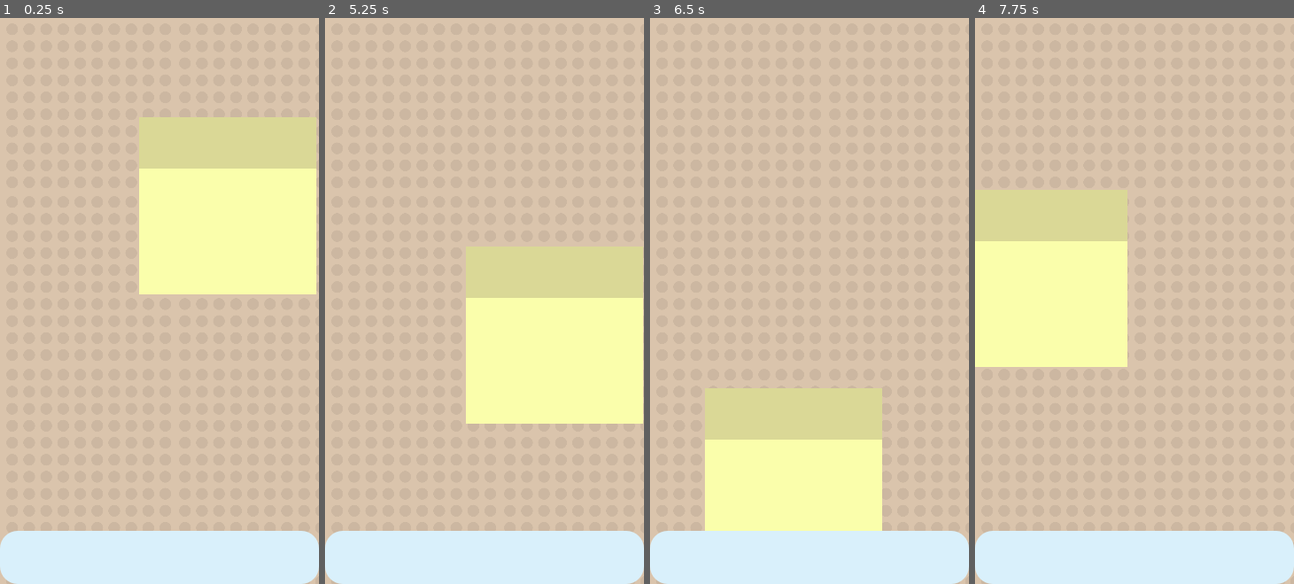
Above: before the commit, frames 1-4 (left to right).
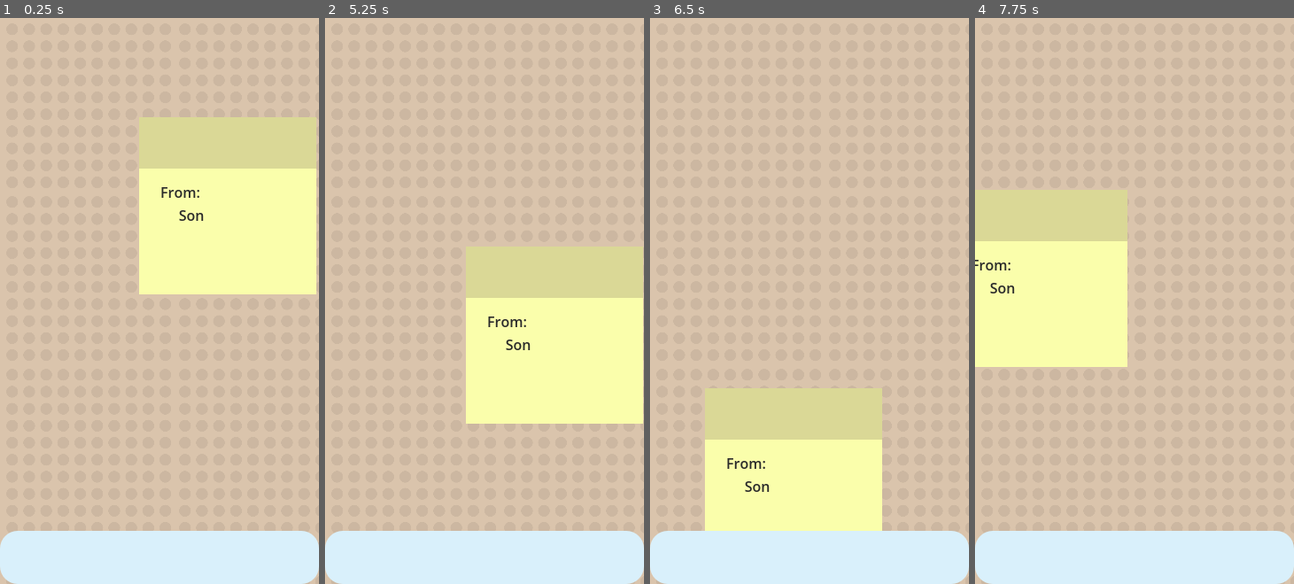
Above: after the commit, the same moments.

Repository: thisotherguyalso/ISCS-Prototype
Game: Godot game, scene res://Scenes/main_screen.tscn
The game is run twice, just before and just after one commit, with the same random seed, the same clock (stepped at 60 frames per second) and the same inputs.
Inputs (mouse positions are in pixels of both pictures, inside the frame that each line leads up to):
- Up to frame 1 (0.25 s): no input
- Up to frame 2 (5.25 s): click (551, 227) at 0.5 s; click (551, 227) at 1.25 s; click (551, 142) at 2 s; click (551, 142) at 2.75 s; click (551, 227) at 3.5 s; click (551, 142) at 4.25 s; tap Enter at 5 s; move the mouse to (554, 272) at 5.02 s; click (554, 272) at 5.17 s
- Up to frame 3 (6.5 s): tap Space at 5.75 s; drag from (745, 329) to (793, 414) at 5.77 s
- Up to frame 4 (7.75 s): tap Enter at 6.5 s; move the mouse to (1166, 176) at 6.52 s; click (1166, 176) at 6.67 s; tap Space at 7.25 s; drag from (1118, 414) to (1038, 216) at 7.27 s

The runs differ from the first frame. In frame 1, 0.2% of the frame differs, in the area x 50-64%, y 29-36%; in frame 2, 0.2%; in frame 3, 0.2%; in frame 4, 0.2%.

Commit message:
Added Archives

Diff:
--- /dev/null
+++ b/iscs-prototype/Scenes/archive_entry.gd
@@ -0,0 +1,17 @@
+extends HBoxContainer
+
+@onready var label = $Label
+@onready var play_button = $PlayButton
+
+var stream: AudioStreamWAV
+
+func setup(s: AudioStreamWAV, sender: String, time: String) -> void:
+	stream = s
+	label.text = sender + " — " + time
+
+func _on_play_button_pressed() -> void:
+	var player = AudioStreamPlayer.new()
+	add_child(player)
+	player.stream = stream
+	player.play()
+	player.finished.connect(player.queue_free)
--- /dev/null
+++ b/iscs-prototype/Scenes/archive_entry.tscn
@@ -0,0 +1,26 @@
+[gd_scene format=3 uid="uid://blh3n7yonar0i"]
+
+[ext_resource type="Script" uid="uid://di8qs2xb6recx" path="res://Scenes/archive_entry.gd" id="1_7vcig"]
+
+[node name="ArchiveEntry" type="HBoxContainer" unique_id=1104252773]
+custom_minimum_size = Vector2(360, 0)
+offset_right = 360.0
+offset_bottom = 50.0
+size_flags_horizontal = 4
+size_flags_vertical = 4
+theme_override_constants/separation = 20
+script = ExtResource("1_7vcig")
+
+[node name="Label" type="Label" parent="." unique_id=540726950]
+custom_minimum_size = Vector2(220, 0)
+layout_mode = 2
+size_flags_horizontal = 0
+theme_override_colors/font_color = Color(0.06798274, 0.06798274, 0.06798273, 1)
+text = "Test Entry"
+clip_text = true
+
+[node name="PlayButton" type="Button" parent="." unique_id=1312396762]
+custom_minimum_size = Vector2(100, 50)
+layout_mode = 2
+size_flags_horizontal = 8
+text = "PLAY"
--- a/iscs-prototype/Scenes/main_screen.tscn
+++ b/iscs-prototype/Scenes/main_screen.tscn
@@ -2,7 +2,8 @@
 
 [ext_resource type="PackedScene" uid="uid://cw7gtgp5fmp6b" path="res://Scenes/message_board.tscn" id="1_b1vw1"]
 [ext_resource type="PackedScene" uid="uid://i4aokkeplm0v" path="res://Scenes/messenger_screen.tscn" id="2_wi85j"]
-[ext_resource type="Script" uid="uid://dvrnyh1raksll" path="res://Scenes/switcher.gd" id="3_wi85j"]
+[ext_resource type="Script" uid="uid://dvrnyh1raksll" path="res://Scripts/switcher.gd" id="3_wi85j"]
+[ext_resource type="PackedScene" uid="uid://crg6h3vqmhwk7" path="res://Scenes/message_archive.tscn" id="3_y1wm0"]
 
 [sub_resource type="StyleBoxFlat" id="StyleBoxFlat_b1vw1"]
 bg_color = Color(0.8505703, 0.94007844, 0.9845299, 1)
@@ -22,12 +23,12 @@
 
 [node name="MessageBoard" parent="." unique_id=145409606 instance=ExtResource("1_b1vw1")]
 
-[node name="MessengerScreen" parent="." unique_id=1631961987 node_paths=PackedStringArray("message_board") instance=ExtResource("2_wi85j")]
+[node name="MessengerScreen" parent="." unique_id=1631961987 node_paths=PackedStringArray("message_board", "message_archive") instance=ExtResource("2_wi85j")]
 visible = false
 message_board = NodePath("../MessageBoard")
+message_archive = NodePath("../MessageArchive")
 
-[node name="MessageArchive" type="Node2D" parent="." unique_id=131627126]
-visible = false
+[node name="MessageArchive" parent="." unique_id=495464861 instance=ExtResource("3_y1wm0")]
 
 [node name="CanvasLayer" type="CanvasLayer" parent="." unique_id=562020871]
 
--- /dev/null
+++ b/iscs-prototype/Scenes/message_archive.gd
@@ -0,0 +1,9 @@
+extends Node
+
+@export var entry_scene: PackedScene
+@onready var list = $ScrollContainer/VBoxContainer
+
+func add_entry(stream: AudioStreamWAV, sender: String) -> void:
+	var entry = entry_scene.instantiate()
+	list.add_child(entry)
+	entry.setup(stream, sender, Time.get_datetime_string_from_system())
--- /dev/null
+++ b/iscs-prototype/Scenes/message_archive.tscn
@@ -0,0 +1,31 @@
+[gd_scene format=3 uid="uid://crg6h3vqmhwk7"]
+
+[ext_resource type="PackedScene" uid="uid://blh3n7yonar0i" path="res://Scenes/archive_entry.tscn" id="1_ol46s"]
+[ext_resource type="Script" uid="uid://ba82gvurj0mi1" path="res://Scenes/message_archive.gd" id="1_wjxb4"]
+
+[node name="MessageArchive" type="Node2D" unique_id=495464861]
+script = ExtResource("1_wjxb4")
+entry_scene = ExtResource("1_ol46s")
+
+[node name="ColorRect" type="ColorRect" parent="." unique_id=407253068]
+custom_minimum_size = Vector2(360, 640)
+offset_right = 360.0
+offset_bottom = 640.0
+color = Color(0.9150463, 0.8753721, 0.78178424, 1)
+
+[node name="ScrollContainer" type="ScrollContainer" parent="." unique_id=24204002]
+custom_minimum_size = Vector2(340, 620)
+offset_left = 10.0
+offset_top = 10.0
+offset_right = 350.0
+offset_bottom = 630.0
+
+[node name="VBoxContainer" type="VBoxContainer" parent="ScrollContainer" unique_id=2134691473]
+custom_minimum_size = Vector2(340, 0)
+layout_mode = 2
+
+[node name="ArchiveEntry" parent="ScrollContainer/VBoxContainer" unique_id=1104252773 instance=ExtResource("1_ol46s")]
+custom_minimum_size = Vector2(300, 0)
+layout_mode = 2
+size_flags_horizontal = 8
+alignment = 2
--- a/iscs-prototype/Scenes/messenger_screen.tscn
+++ b/iscs-prototype/Scenes/messenger_screen.tscn
@@ -1,6 +1,6 @@
 [gd_scene format=3 uid="uid://i4aokkeplm0v"]
 
-[ext_resource type="Script" uid="uid://cabantwriq5kr" path="res://Scenes/messenger_screen.gd" id="1_hbvun"]
+[ext_resource type="Script" uid="uid://cabantwriq5kr" path="res://Scripts/messenger_screen.gd" id="1_hbvun"]
 [ext_resource type="Script" uid="uid://c385qib3gyqsm" path="res://Scripts/record_button.gd" id="1_lrsgu"]
 [ext_resource type="PackedScene" uid="uid://bkt2rqwas845n" path="res://Scenes/sticky_note.tscn" id="2_p06je"]
 
@@ -54,11 +54,15 @@
 text = "Send a message to your loved one!"
 label_settings = SubResource("LabelSettings_yin4x")
 
+[node name="NameInput" type="LineEdit" parent="Control/VBoxContainer" unique_id=1968776875]
+layout_mode = 2
+placeholder_text = "Who is this coming from?"
+
 [node name="Space" type="Label" parent="Control/VBoxContainer" unique_id=1023746769]
 custom_minimum_size = Vector2(0, 50)
 layout_mode = 2
 
-[node name="RecordButton" type="Button" parent="Control/VBoxContainer" unique_id=206393254]
+[node name="RecordButton" type="Button" parent="Control/VBoxContainer" unique_id=206393254 node_paths=PackedStringArray("name_input")]
 custom_minimum_size = Vector2(0, 100)
 layout_mode = 2
 theme_override_colors/font_color = Color(0.8193629, 0.81261086, 0.82829, 1)
@@ -67,6 +71,7 @@
 text = "RECORD"
 script = ExtResource("1_lrsgu")
 sticky_note_scene = ExtResource("2_p06je")
+name_input = NodePath("../NameInput")
 
 [node name="AudioStreamPlayer" type="AudioStreamPlayer" parent="." unique_id=628847250]
 stream = SubResource("AudioStreamMicrophone_lrsgu")
--- a/iscs-prototype/Scenes/sticky_note.tscn
+++ b/iscs-prototype/Scenes/sticky_note.tscn
@@ -34,6 +34,22 @@
 
 [node name="Audio Player" type="AudioStreamPlayer" parent="." unique_id=989891215]
 
+[node name="SenderLabel" type="Label" parent="." unique_id=1515517352]
+offset_left = 24.0
+offset_top = 73.0
+offset_right = 158.0
+offset_bottom = 138.0
+theme_override_colors/font_color = Color(0.16350216, 0.16350219, 0.16350216, 1)
+text = "From:
+     Son"
+
+[node name="Date" type="Label" parent="." unique_id=433411429]
+offset_left = 13.0
+offset_top = 160.0
+offset_right = 53.0
+offset_bottom = 183.0
+theme_override_colors/font_color = Color(0.083911665, 0.083911665, 0.083911665, 1)
+
 [connection signal="pressed" from="Play" to="." method="_on_play_pressed"]
 [connection signal="button_down" from="Drag" to="." method="_on_drag_button_down"]
 [connection signal="button_up" from="Drag" to="." method="_on_drag_button_up"]
--- a/iscs-prototype/Scenes/messenger_screen.gd
+++ b/iscs-prototype/Scripts/messenger_screen.gd
@@ -1,3 +1,4 @@
 extends Node2D
 
 @export var message_board : Node2D
+@export var message_archive : Node2D
--- a/iscs-prototype/Scripts/record_button.gd
+++ b/iscs-prototype/Scripts/record_button.gd
@@ -1,8 +1,10 @@
 extends Button
 
 @export var sticky_note_scene: PackedScene
+@export var name_input: LineEdit  # assign in inspector
 
-var message_board : Node2D
+var message_board: Node2D
+var message_archive: Node2D
 var recording := false
 var audio_effect: AudioEffectRecord
 
@@ -10,6 +12,7 @@
 	var bus_idx = AudioServer.get_bus_index("Record")
 	audio_effect = AudioServer.get_bus_effect(bus_idx, 0)
 	message_board = $"../../..".message_board
+	message_archive = $"../../..".message_archive
 
 func _pressed() -> void:
 	if not recording:
@@ -26,11 +29,15 @@
 	recording = false
 	audio_effect.set_recording_active(false)
 	var stream: AudioStreamWAV = audio_effect.get_recording()
-	_spawn_note(stream)
+	var sender := name_input.text.strip_edges()
+	if sender == "":
+		sender = "Unknown"
+	_spawn_note(stream, sender)
 	text = "Record"
 
-func _spawn_note(stream: AudioStreamWAV) -> void:
+func _spawn_note(stream: AudioStreamWAV, sender: String) -> void:
 	var note = sticky_note_scene.instantiate()
 	message_board.add_child(note)
 	note.position = Vector2(randf_range(100, 800), randf_range(100, 500))
-	note.set_audio(stream)
+	note.set_audio(stream, sender)
+	message_archive.add_entry(stream, sender)
--- a/iscs-prototype/Scripts/sticky_note.gd
+++ b/iscs-prototype/Scripts/sticky_note.gd
@@ -16,8 +16,9 @@
 	if active:
 		$".".global_position = mouse_position + dif
 
-func set_audio(stream: AudioStreamWAV) -> void:
+func set_audio(stream: AudioStreamWAV, sender: String) -> void:
 	audio_player.stream = stream
+	$SenderLabel.text = sender  # add a Label node named SenderLabel to your sticky_note scene
 
 func _on_drag_button_down() -> void:
 	dif = $".".get_global_position() - get_viewport().get_mouse_position()
--- a/iscs-prototype/project.godot
+++ b/iscs-prototype/project.godot
@@ -29,7 +29,7 @@
 window/size/viewport_width=360
 window/size/viewport_height=640
 window/size/resizable=false
-window/stretch/mode="viewport"
+window/stretch/mode="canvas_items"
 
 [physics]
 
Not shown, added: iscs-prototype/Scenes/archive_entry.gd.uid
Not shown, added: iscs-prototype/Scenes/message_archive.gd.uid
Renamed: iscs-prototype/Scenes/messenger_screen.gd.uid -> iscs-prototype/Scripts/messenger_screen.gd.uid
Renamed: iscs-prototype/Scenes/switcher.gd -> iscs-prototype/Scripts/switcher.gd
Renamed: iscs-prototype/Scenes/switcher.gd.uid -> iscs-prototype/Scripts/switcher.gd.uid
